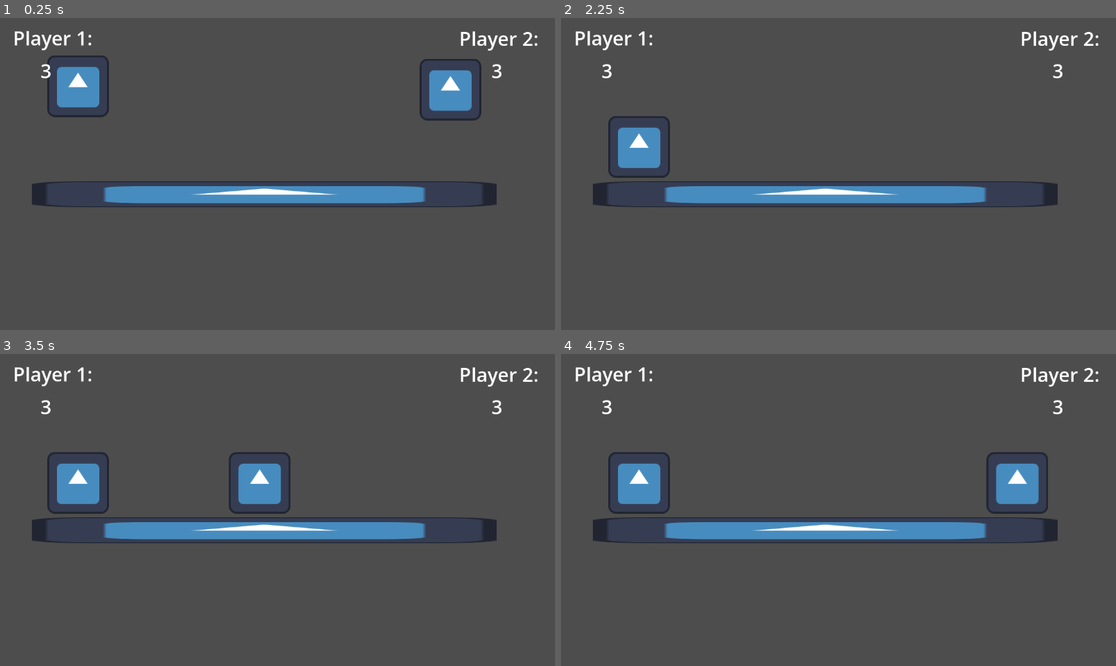
Above: before the commit, frames 1-4 (two rows, left to right).
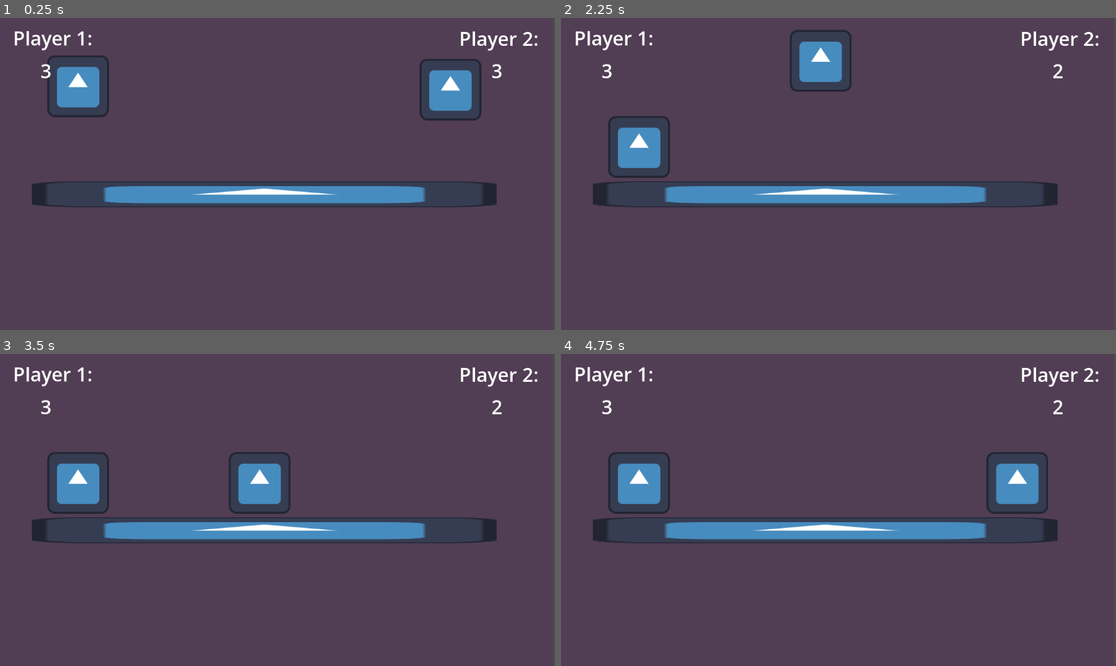
Above: after the commit, the same moments.

Repository: Battlica/game-jam-plus
Game: Godot game, scene res://main.tscn
Same seed, same stepped clock (60 frames per second), same inputs: the game is played once before the commit and once after it. The engine's default icon, where the game draws it, is replaced by a stand-in: a white triangle on a blue panel in a dark square.
Inputs:
- Up to frame 1 (0.25 s): no input
- Up to frame 2 (2.25 s): tap Enter at 1.25 s; tap Space at 2 s
- Up to frame 3 (3.5 s): no input
- Up to frame 4 (4.75 s): tap Enter at 3.5 s

The runs differ from the first frame. In frame 2, 1.3% of the frame differs, in the area x 41-91%, y 3-24%; in frame 3, less than 0.1%; in frame 4, less than 0.1%.

Commit message:
Win Menu created and game can reset

Diff:
--- /dev/null
+++ b/hud.gd
@@ -0,0 +1,18 @@
+extends CanvasLayer
+
+
+# Called when the node enters the scene tree for the first time.
+func _ready() -> void:
+	pass # Replace with function body.
+
+
+# Called every frame. 'delta' is the elapsed time since the previous frame.
+func _process(delta: float) -> void:
+	pass
+
+
+func on_lives_changed(player, lives):
+	if player == "Player1":
+		$"Player1Lives/LivesValue".text = str(lives)
+	elif player == "Player2":
+		$"Player2Lives/LivesValue".text = str(lives)
--- a/hud.tscn
+++ b/hud.tscn
@@ -1,6 +1,9 @@
 [gd_scene format=3 uid="uid://d1mlgeogdlgtf"]
 
+[ext_resource type="Script" uid="uid://040f8fsnv3ew" path="res://hud.gd" id="1_37p78"]
+
 [node name="HUD" type="CanvasLayer" unique_id=310700559]
+script = ExtResource("1_37p78")
 
 [node name="Player1Lives" type="Label" parent="." unique_id=1461431299]
 offset_left = 27.0
@@ -10,7 +13,7 @@
 theme_override_font_sizes/font_size = 40
 text = "Player 1:"
 
-[node name="Lives Value" type="Label" parent="Player1Lives" unique_id=595302634]
+[node name="LivesValue" type="Label" parent="Player1Lives" unique_id=595302634]
 layout_mode = 0
 offset_left = 57.0
 offset_top = 68.0
@@ -28,7 +31,7 @@
 text = "Player 2:
 "
 
-[node name="Lives Value" type="Label" parent="Player2Lives" unique_id=147292600]
+[node name="LivesValue" type="Label" parent="Player2Lives" unique_id=147292600]
 layout_mode = 0
 offset_left = 67.0
 offset_top = 67.0
--- a/main.gd
+++ b/main.gd
@@ -11,13 +11,20 @@
 func _process(delta: float) -> void:
 	pass
 
+
 # If player enters death zone, they either lose a life and respawn or lose the game
 func _on_death_zone_body_entered(body: Node2D) -> void:
 	if body is CharacterBody2D:
 		body.lives -= 1
+		$HUD.on_lives_changed(body.name, body.lives)
 		if body.lives <= 0:
-			# end game
-			print(body.name + " lost")
+			# End the game with the Win Screen
+			get_tree().paused = true
+			$WinMenu.visible = true
+			if body.name == "Player1":
+				$WinMenu/Label.text = "Player 2 Wins!"
+			elif body.name == "Player2":
+				$WinMenu/Label.text = "Player 1 Wins!"
 		else:
-			print(body.name + " lives: " + str(body.lives))
-			body.position = Vector2(537, 75)
+			# Respawn the player
+			body.position = respawn_point
--- a/main.tscn
+++ b/main.tscn
@@ -5,9 +5,15 @@
 [ext_resource type="PackedScene" uid="uid://bsf7jr5tqj82e" path="res://main_platform.tscn" id="2_0xm2m"]
 [ext_resource type="PackedScene" uid="uid://cqp0ydoauotnx" path="res://death_zone.tscn" id="3_h2yge"]
 [ext_resource type="PackedScene" uid="uid://d1mlgeogdlgtf" path="res://hud.tscn" id="5_lquwl"]
+[ext_resource type="PackedScene" uid="uid://cpx81m6i88qka" path="res://win_menu.tscn" id="6_7mycd"]
 
 [node name="Main" type="Node" unique_id=1184358627]
 script = ExtResource("1_1bvp3")
+
+[node name="Background" type="ColorRect" parent="." unique_id=1551183714]
+offset_right = 1148.0
+offset_bottom = 652.0
+color = Color(0.31764707, 0.23921569, 0.32941177, 1)
 
 [node name="Player1" parent="." unique_id=2012800532 instance=ExtResource("1_ig7tw")]
 player_id = 1
@@ -19,8 +25,10 @@
 [node name="MainPlatform" parent="." unique_id=192484755 instance=ExtResource("2_0xm2m")]
 
 [node name="DeathZone" parent="." unique_id=1598961011 instance=ExtResource("3_h2yge")]
-position = Vector2(120, 247)
+position = Vector2(-14, 59)
 
 [node name="HUD" parent="." unique_id=310700559 instance=ExtResource("5_lquwl")]
 
+[node name="WinMenu" parent="." unique_id=2002102645 instance=ExtResource("6_7mycd")]
+
 [connection signal="body_entered" from="DeathZone" to="." method="_on_death_zone_body_entered"]
--- /dev/null
+++ b/win_menu.gd
@@ -0,0 +1,16 @@
+extends CanvasLayer
+
+
+# Called when the node enters the scene tree for the first time.
+func _ready() -> void:
+	pass # Replace with function body.
+
+
+# Called every frame. 'delta' is the elapsed time since the previous frame.
+func _process(delta: float) -> void:
+	pass
+
+
+func _on_play_button_pressed() -> void:
+	get_tree().paused = false
+	get_tree().reload_current_scene()
--- /dev/null
+++ b/win_menu.tscn
@@ -0,0 +1,35 @@
+[gd_scene format=3 uid="uid://cpx81m6i88qka"]
+
+[ext_resource type="Script" uid="uid://bfne618phrc1r" path="res://win_menu.gd" id="1_e12sr"]
+
+[node name="WinMenu" type="CanvasLayer" unique_id=2002102645]
+process_mode = 3
+visible = false
+script = ExtResource("1_e12sr")
+
+[node name="ColorRect" type="ColorRect" parent="." unique_id=1805781637]
+offset_left = 69.0
+offset_top = 57.0
+offset_right = 1083.0
+offset_bottom = 597.0
+color = Color(0.18779328, 0.18779328, 0.18779328, 1)
+
+[node name="Label" type="Label" parent="." unique_id=870859222]
+offset_left = -2.0
+offset_top = 247.0
+offset_right = 1159.0
+offset_bottom = 345.0
+theme_override_font_sizes/font_size = 50
+text = "Wins"
+horizontal_alignment = 1
+vertical_alignment = 1
+
+[node name="PlayButton" type="Button" parent="." unique_id=394401833]
+offset_left = 494.0
+offset_top = 417.0
+offset_right = 644.0
+offset_bottom = 511.0
+theme_override_font_sizes/font_size = 30
+text = "Play"
+
+[connection signal="pressed" from="PlayButton" to="." method="_on_play_button_pressed"]
Not shown, added: hud.gd.uid
Not shown, added: win_menu.gd.uid
